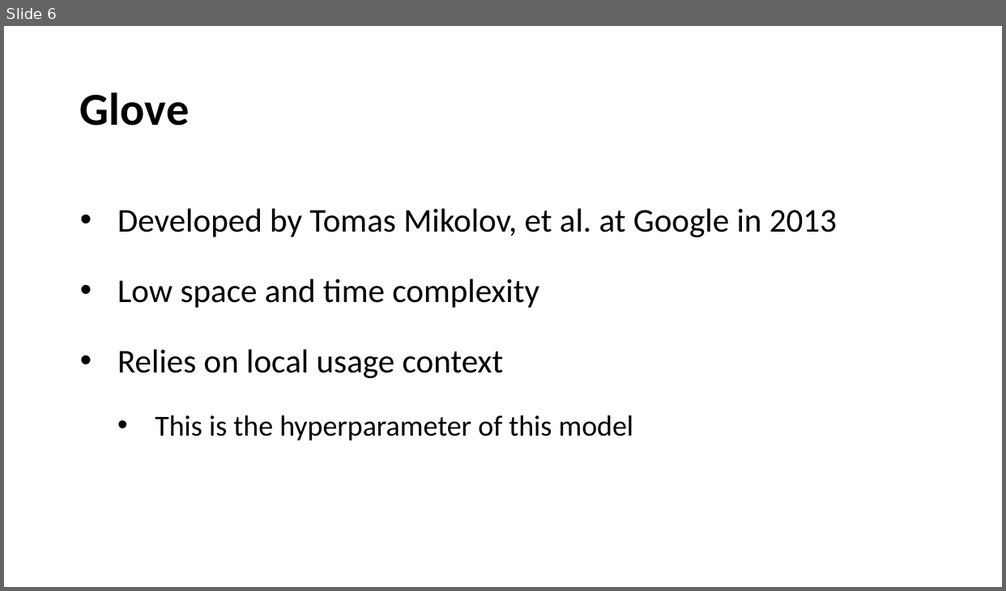
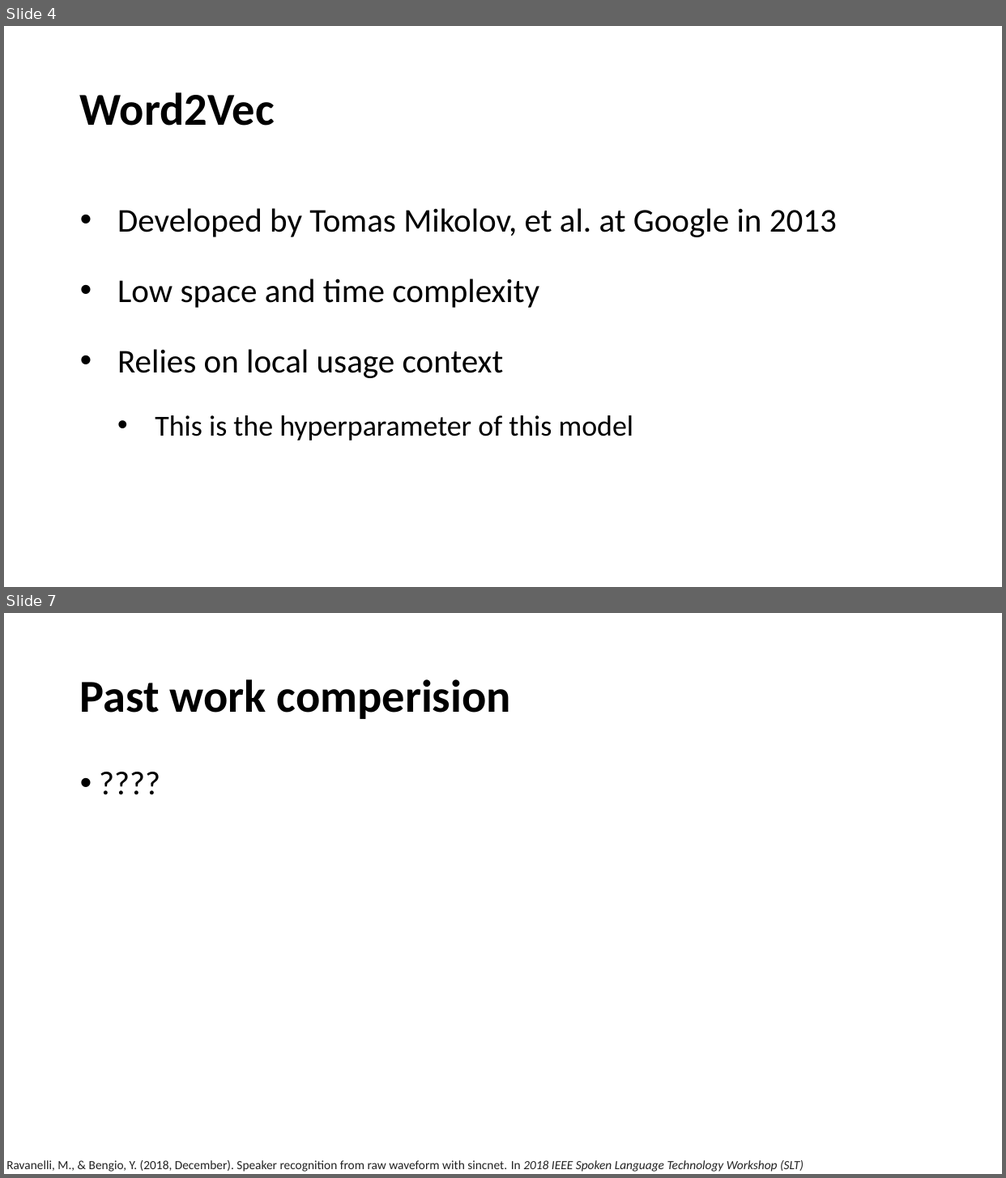
Before and after one commit to chensh3/word2vec_vs_glove, a slide deck: mid_term.pptx. Shown one above the other, each under a label of ours: slide 6 before the commit, slides 4 and 7 after it; the slides between them are not shown. The pictures are 1006x591 and 1006x1178 pixels, drawn with LibreOffice and Linux fonts; fonts in the diff are those of the drawing. Boxes give left, top, right and bottom in pixels: in the first picture for what was removed or moved away, otherwise in the second. Text is boxed around its words. In the diff, an @@ line names an element or a change of style, - is before the commit and + after.

```diff
--- a/mid_term.pptx
+++ b/mid_term.pptx
@@ slide 7 added at [4, 613, 1002, 1174], background #FFFFFF @@
@@ title added at [80, 679, 511, 719], 44 pt, text #000000, bold @@
+Past work comperision
@@ text added at [73, 763, 771, 1119], 32 pt, text #000000 @@
+• ????
@@ text added at [6, 1161, 803, 1172], 12 pt, text #222222 @@
+Ravanelli, M., & Bengio, Y. (2018, December). Speaker recognition from raw waveform with sincnet. In 2018 IEEE Spoken Language Technology Workshop (SLT)
@@ what was slide 6 is now slide 4 @@
@@ slide 4 changed as well @@
@@ title at [80, 92, 275, 126]: text changed @@
-Glove
+Word2Vec
```
Also in this commit, not shown: 4 other slides changed, 5 other slides added, 5 slides removed, 7 other files.
